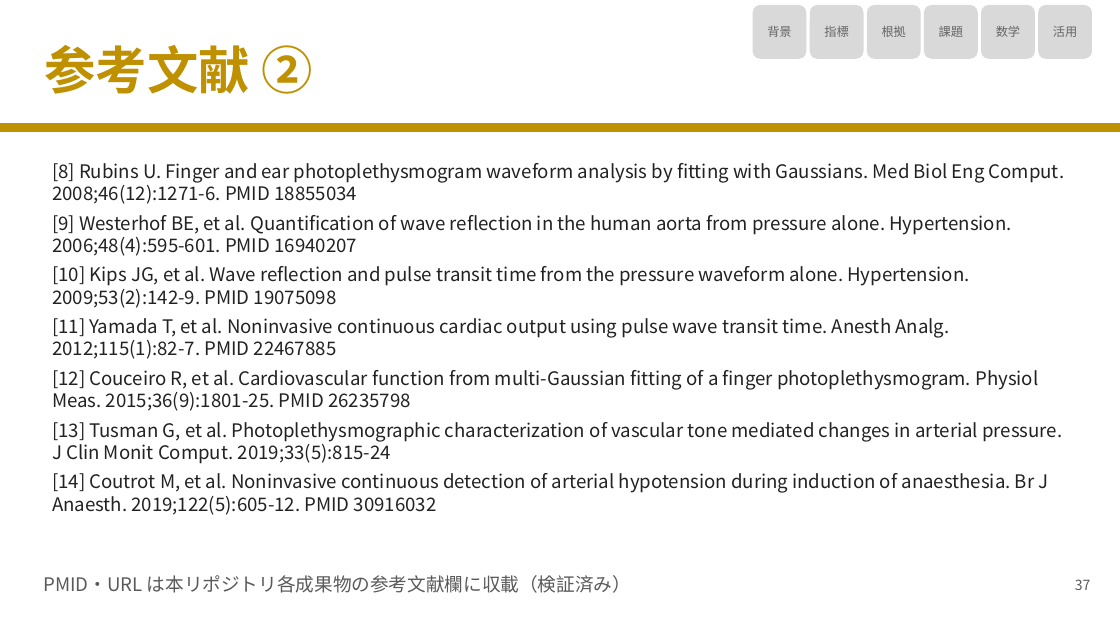
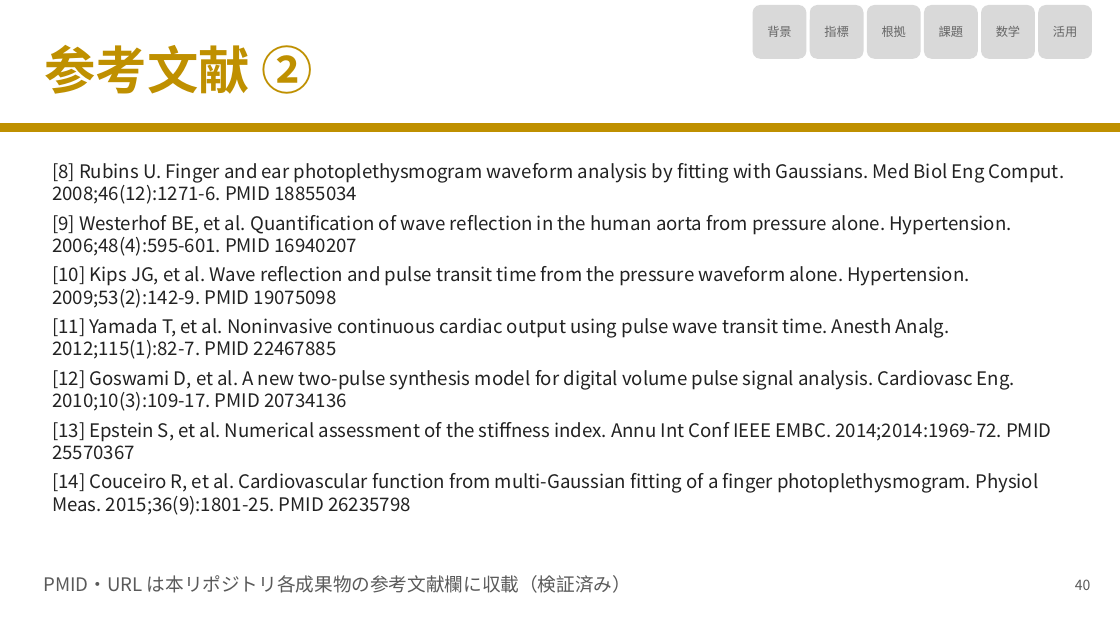
Before and after one commit to nobumitsu-3141/ppg-study, a slide deck: slide 41 of slides/PPG_SI_RI_reflected_wave_slides.pptx (slide 38 before the commit). Drawn at 1120x630 pixels with LibreOffice and Linux fonts; fonts in the diff are those of the drawing. Boxes give left, top, right and bottom in pixels: in the first picture for what was removed or moved away, otherwise in the second. Text is boxed around its words. In the diff, an @@ line names an element or a change of style, - is before the commit and + after.

```diff
--- a/slides/PPG_SI_RI_reflected_wave_slides.pptx
+++ b/slides/PPG_SI_RI_reflected_wave_slides.pptx
@@ text at bbox=[52, 370, 1051, 515]: text changed @@
-[12] Couceiro R, et al. Cardiovascular function from multi-Gaussian fitting of a finger photoplethysmogram. Physiol Meas. 2015;36(9):1801-25. PMID 26235798
-[13] Tusman G, et al. Photoplethysmographic characterization of vascular tone mediated changes in arterial pressure. J Clin Monit Comput. 2019;33(5):815-24
-[14] Coutrot M, et al. Noninvasive continuous detection of arterial hypotension during induction of anaesthesia. Br J Anaesth. 2019;122(5):605-12. PMID 30916032
+[12] Goswami D, et al. A new two-pulse synthesis model for digital volume pulse signal analysis. Cardiovasc Eng. 2010;10(3):109-17. PMID 20734136
+[13] Epstein S, et al. Numerical assessment of the stiffness index. Annu Int Conf IEEE EMBC. 2014;2014:1969-72. PMID 25570367
+[14] Couceiro R, et al. Cardiovascular function from multi-Gaussian fitting of a finger photoplethysmogram. Physiol Meas. 2015;36(9):1801-25. PMID 26235798
@@ text at bbox=[1075, 579, 1091, 590]: text changed @@
-37
+40
```
Also in this commit, not shown: 23 other slides changed, 5 slides added, 6 other files.
